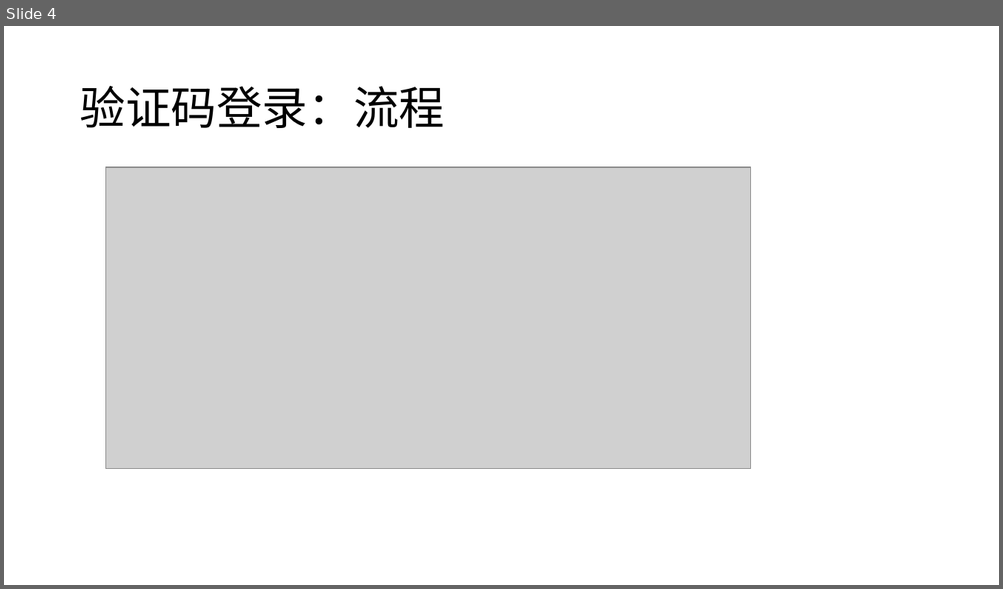
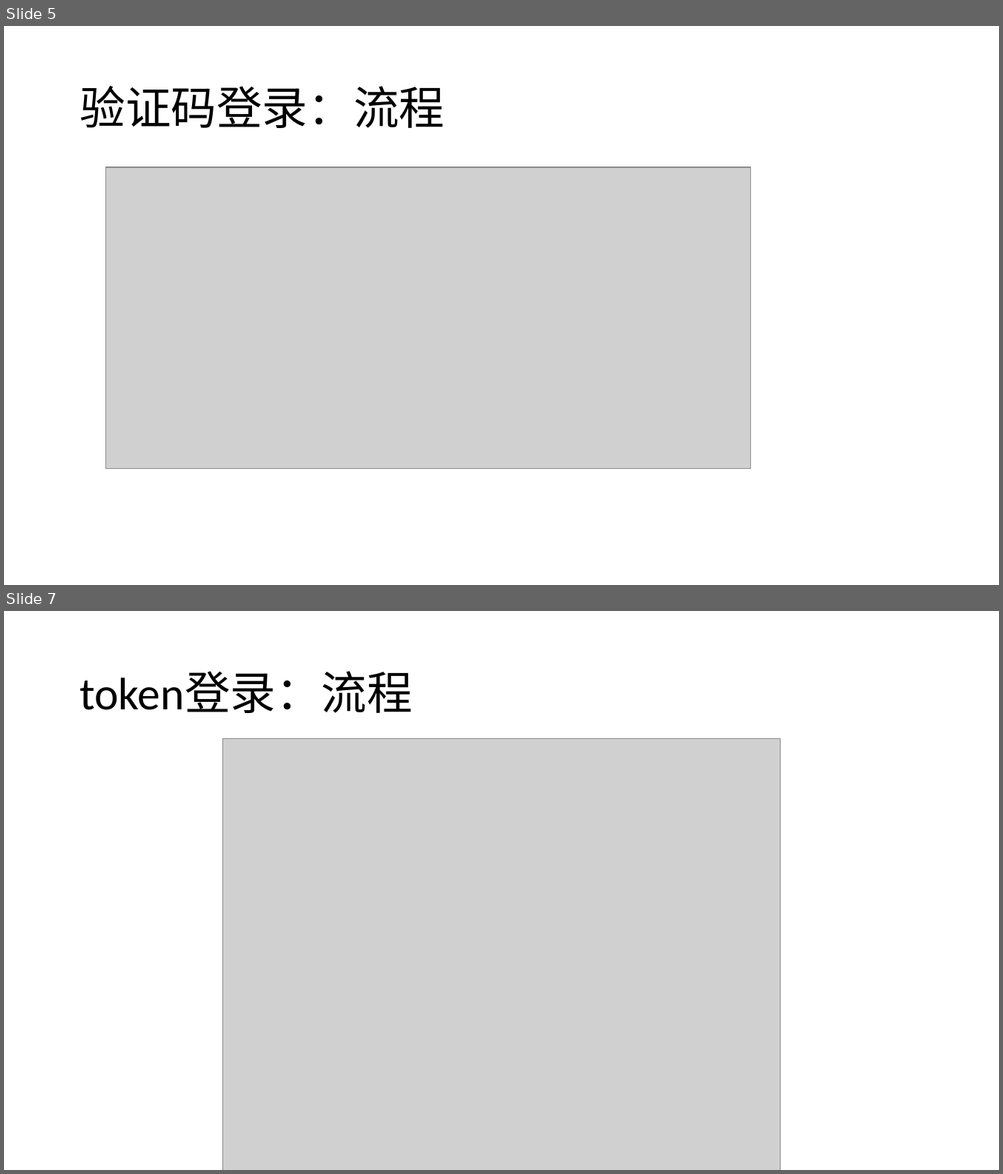
Before and after one commit to djpan0303/tech_paper, a slide deck: 用户登录机制.pptx. Shown one above the other, each under a label of ours: slide 4 before the commit, slides 5 and 7 after it; the slides between them are not shown. The pictures are 1003x589 and 1003x1174 pixels, drawn with LibreOffice and Linux fonts; fonts in the diff are those of the drawing; grey boxes stand for pictures. Boxes give left, top, right and bottom in pixels: in the first picture for what was removed or moved away, otherwise in the second. Text is boxed around its words. In the diff, an @@ line names an element or a change of style, - is before the commit and + after.

```diff
--- a/用户登录机制.pptx
+++ b/用户登录机制.pptx
@@ slide 7 added at <box>4,611,999,1170</box>, background #FFFFFF @@
@@ title added at <box>79,672,412,713</box>, 44 pt, text #000000 @@
+token登录：流程
@@ picture added at <box>222,738,780,1170</box> @@
@@ what was slide 4 is now slide 5 @@
```
Also in this commit, not shown: 2 slides changed, 4 other slides added, 14 other files.
